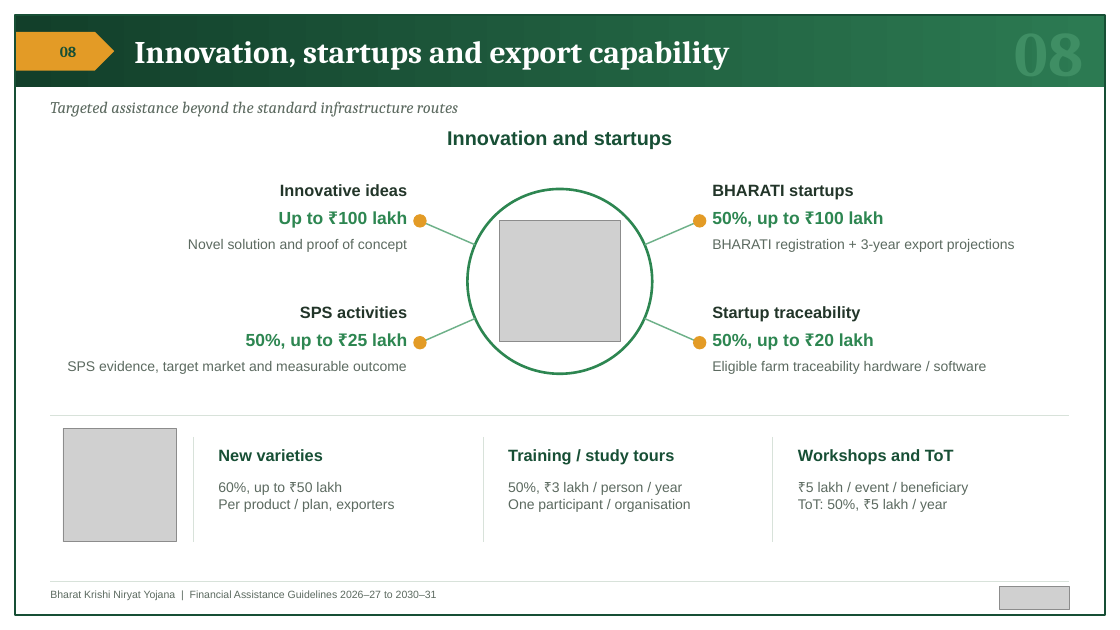
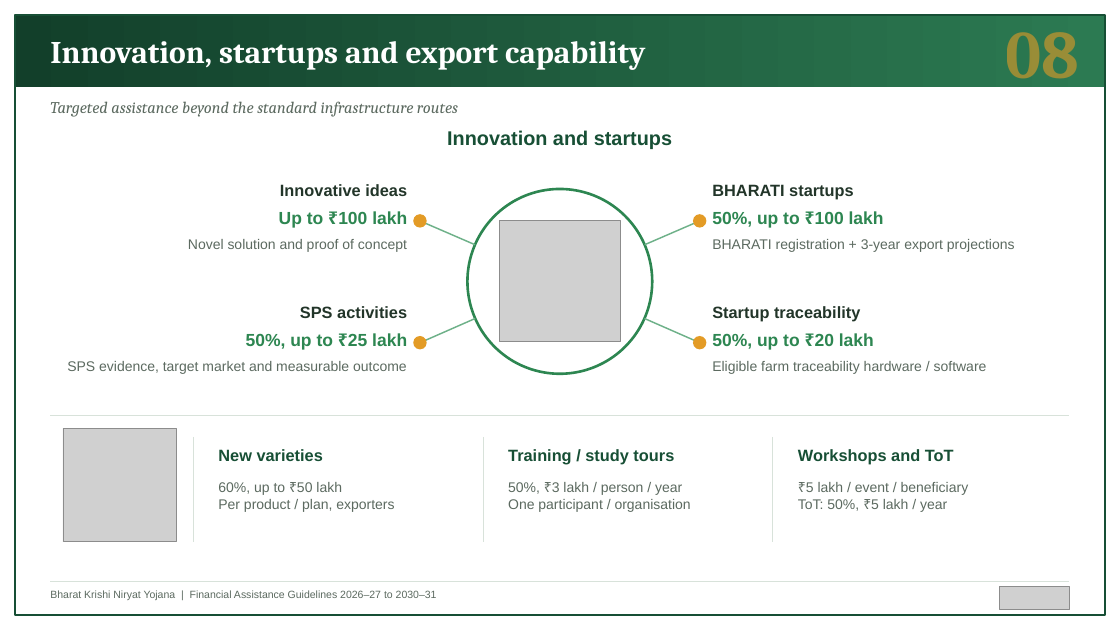
Before and after one commit to BantheFox012/FM, a slide deck: slide 8 of APEDA_BKNY_Standard_40_Percent.pptx. Drawn at 1120x630 pixels with LibreOffice and Linux fonts; fonts in the diff are those of the drawing; grey boxes stand for pictures. Boxes give left, top, right and bottom in pixels: in the first picture for what was removed or moved away, otherwise in the second. Text is boxed around its words. In the diff, an @@ line names an element or a change of style, - is before the commit and + after.

```diff
--- a/APEDA_BKNY_Standard_40_Percent.pptx
+++ b/APEDA_BKNY_Standard_40_Percent.pptx
@@ text "Innovation, startups and export capability": place and size @@
-text "Innovation, startups and export capability" at [134, 41, 729, 70]
+text "Innovation, startups and export capability" at [50, 41, 645, 70]
@@ text "08" at [1006, 15, 1080, 93]: size 54 to 58 pt, text colour #3F8E64 to #E39B26 at 60% opacity @@
@@ pentagon arrow removed at [15, 32, 114, 71] @@
@@ text removed at [60, 46, 76, 57] @@
-08
```
Also in this commit, not shown: 11 other slides changed.
